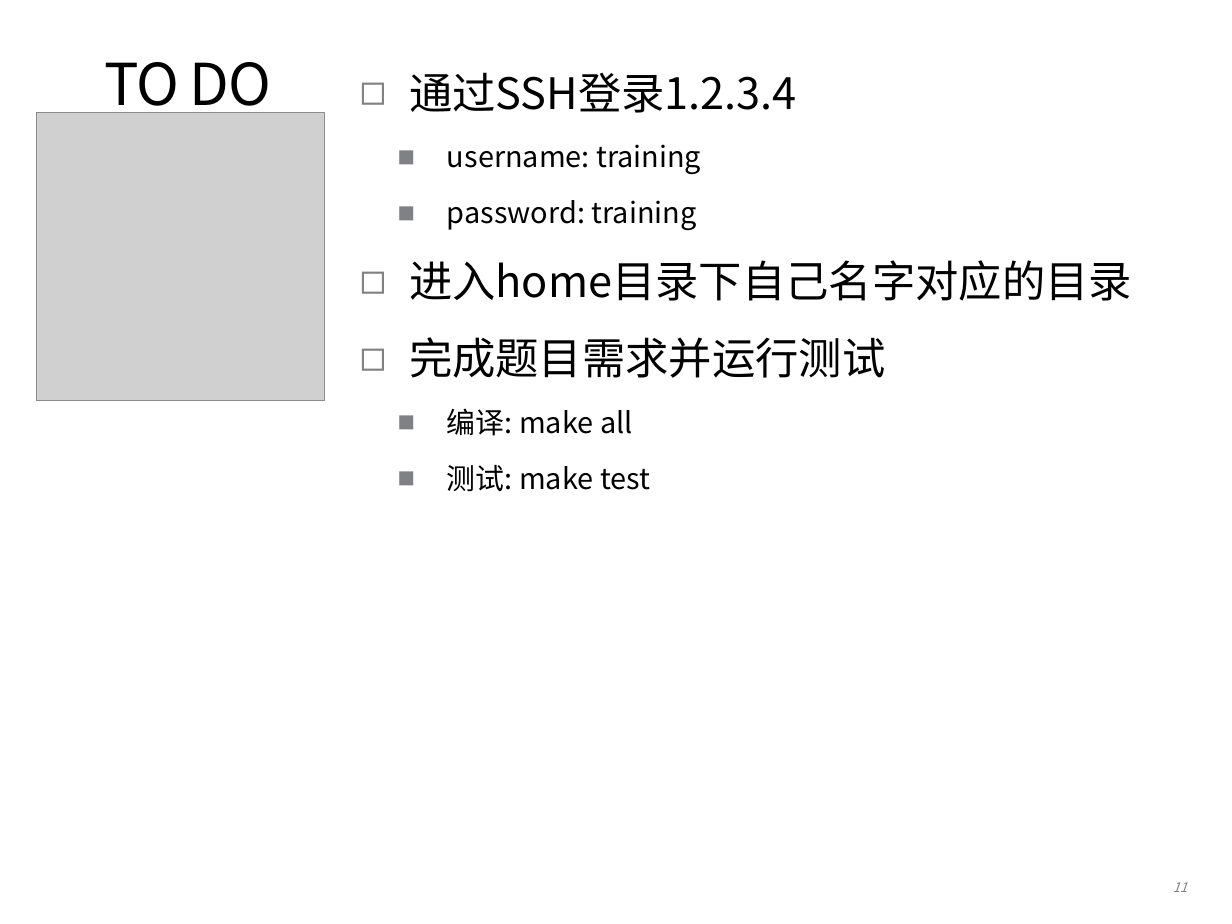
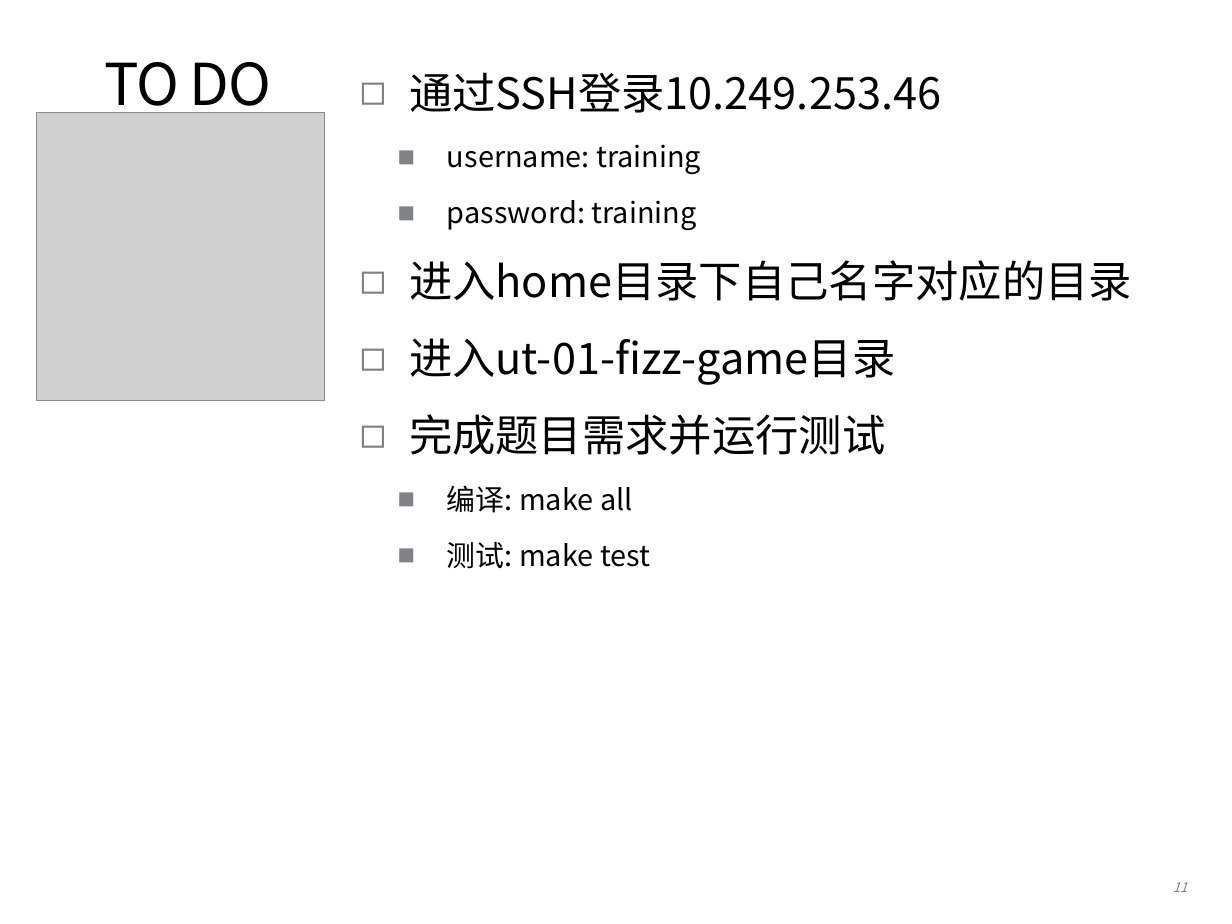
Before and after one commit to coney/c-training, a slide deck: slide 11 of UT/session1/UT Workshop 1.pptx. Drawn at 1232x924 pixels with LibreOffice and Linux fonts; fonts in the diff are those of the drawing; grey boxes stand for pictures. Boxes give left, top, right and bottom in pixels: in the first picture for what was removed or moved away, otherwise in the second. Text is boxed around its words. In the diff, an @@ line names an element or a change of style, - is before the commit and + after.

```diff
--- a/UT/session1/UT Workshop 1.pptx
+++ b/UT/session1/UT Workshop 1.pptx
@@ text at box(409, 72, 941, 113): text changed @@
-◻ 通过SSH登录1.2.3.4
+◻ 通过SSH登录10.249.253.46
@@ text at box(409, 338, 895, 385): paragraph added @@
+◻ 进入ut-01-fizz-game目录
```
Also in this commit, not shown: 1 other slide changed, 3 other files.
